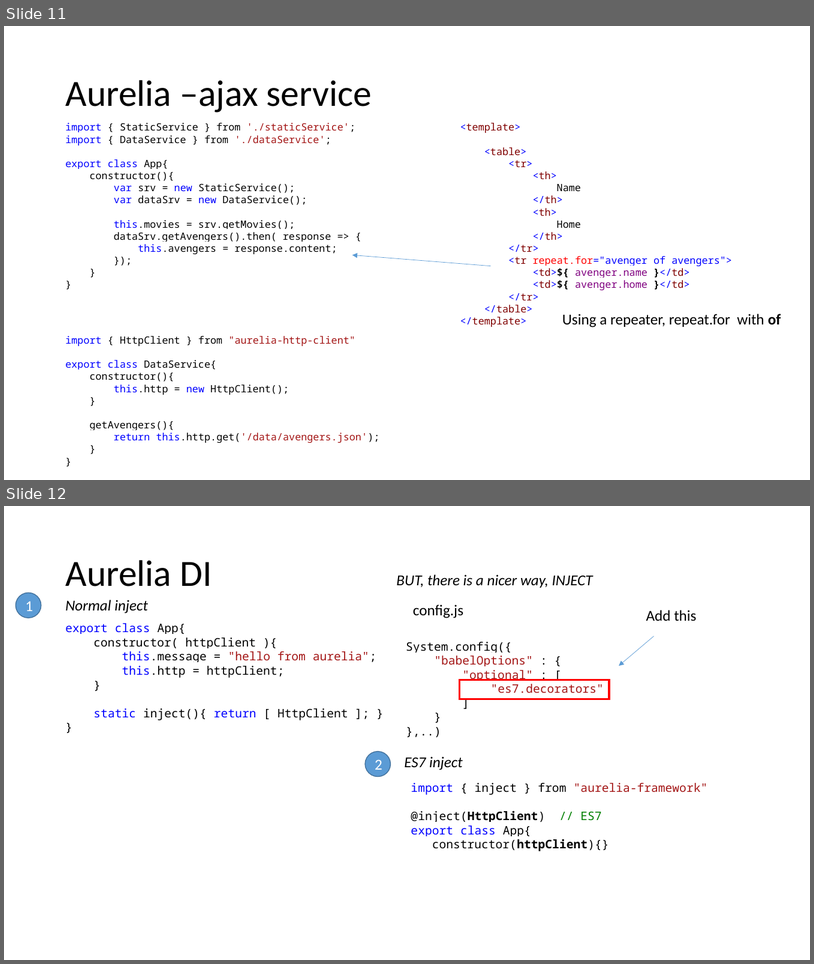
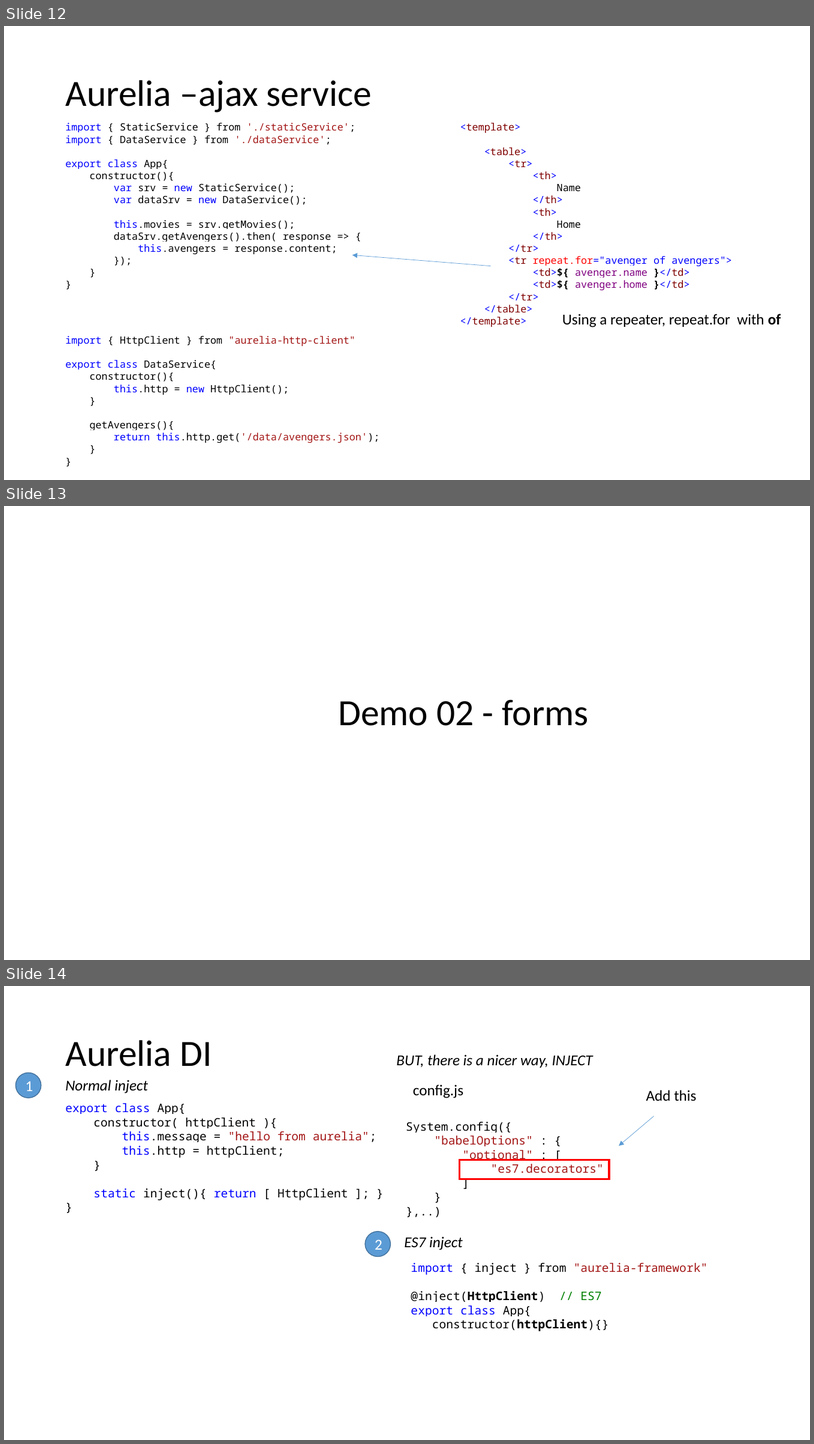
Before and after one commit to softchris/angular_meetup, a slide deck: 3sep_lecture/Ecmascript 2015 and Aurelia.pptx. Shown one above the other, each under a label of ours: slides 11 and 12 before the commit, slides 12, 13 and 14 after it. The pictures are 814x964 and 814x1444 pixels, drawn with LibreOffice and Linux fonts; fonts in the diff are those of the drawing. Boxes give left, top, right and bottom in pixels: in the first picture for what was removed or moved away, otherwise in the second. Text is boxed around its words. In the diff, an @@ line names an element or a change of style, - is before the commit and + after.

Commit message:
added demo pages to ppt

```diff
--- a/3sep_lecture/Ecmascript 2015 and Aurelia.pptx
+++ b/3sep_lecture/Ecmascript 2015 and Aurelia.pptx
@@ slide 13 added at [4, 506, 810, 960], background #FFFFFF @@
@@ text added at [338, 699, 589, 726], 44 pt, text #000000 @@
+Demo 02 - forms
@@ what was slide 11 is now slide 12 @@
@@ what was slide 12 is now slide 14 @@
```
Also in this commit, not shown: 4 other slides added.
